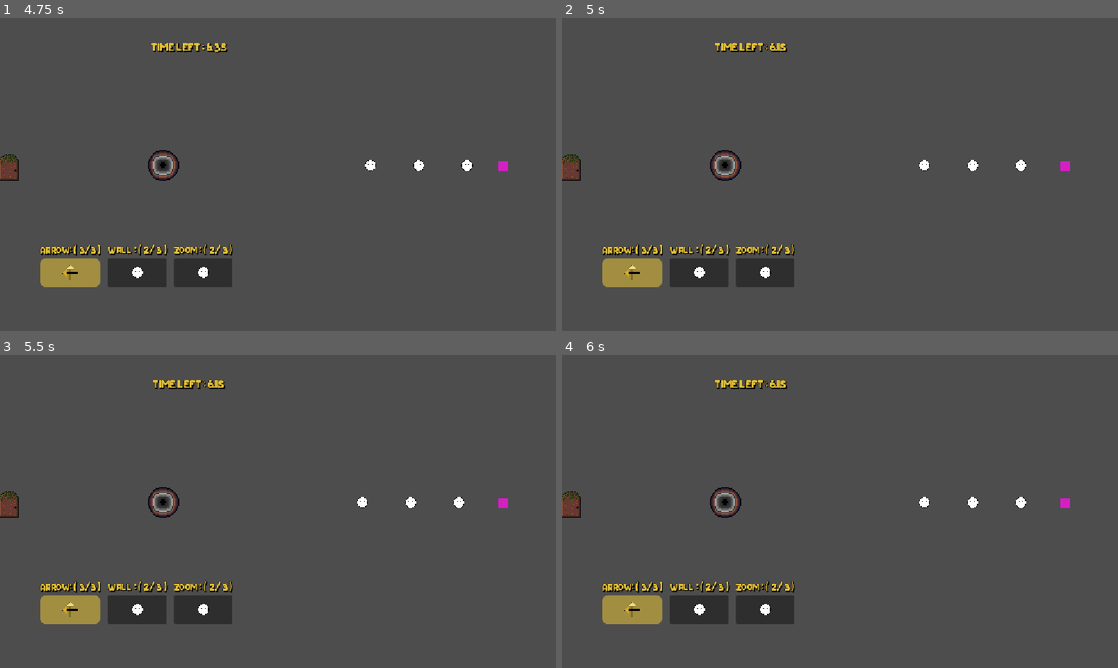
Above: before the commit, frames 1-4 (two rows, left to right).
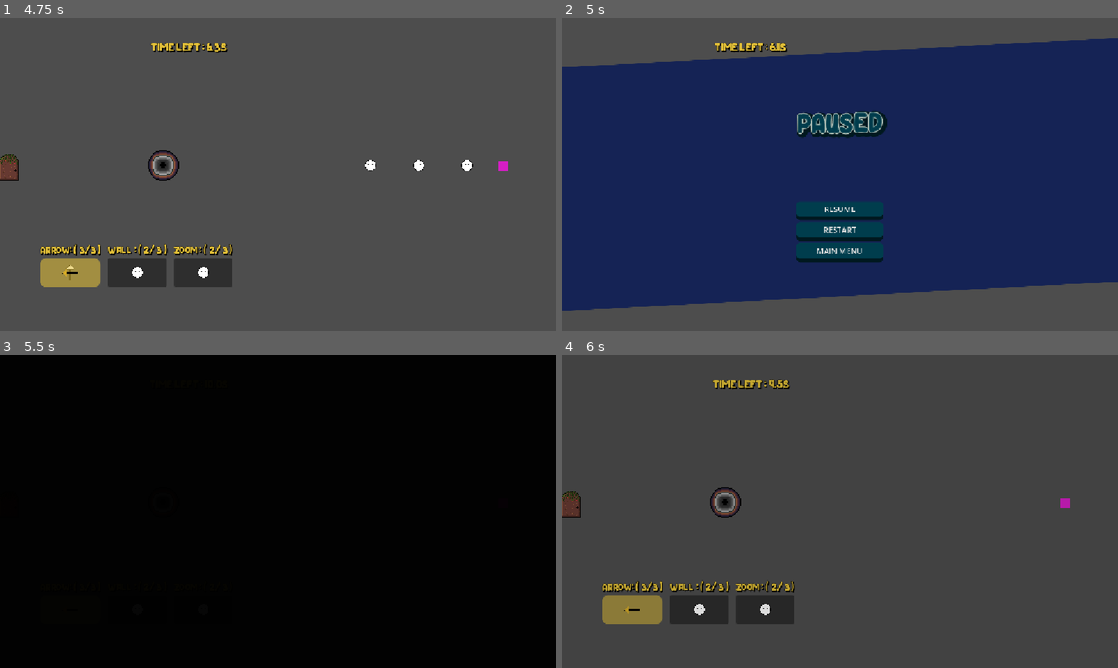
Above: after the commit, the same moments.

Repository: FAI8h/lil_guys_JAM1
Game: Godot game, scene res://scenes/game/main_menu.tscn
The game is run twice, just before and just after one commit, with the same random seed, the same clock (stepped at 60 frames per second) and the same inputs.
Inputs (mouse positions are in pixels of both pictures, inside the frame that each line leads up to):
- Up to frame 1 (4.75 s): click "START" at 0.5 s; move the mouse to (72, 271) at 1.27 s; hold E (rotate_right) 1.28-2.03 s; click (72, 271) at 1.42 s; move the mouse to (72, 271) at 2.02 s; hold Q (rotate_left) 2.03-2.78 s; click (72, 271) at 2.17 s; hold E (rotate_right) 2.78-4.28 s; click (72, 271) at 2.92 s; click (72, 271) at 3.67 s; hold Q (rotate_left) from 4.28 s (still down); click (72, 271) at 4.42 s
- Up to frame 2 (5 s): keep holding Q (rotate_left); tap P (pause) at 4.9 s
- Up to frame 3 (5.5 s): release Q (rotate_left) at 5 s; click (278, 567) at 5 s, where only the run after the commit has a clickable "RESTART"
- Up to frame 4 (6 s): move the mouse to (673, 464) at 5.77 s; hold Q (rotate_left) from 5.78 s (still down)

Frame 1 is identical in both runs. In frame 2, 78% of the frame differs, in the area x 0-100%, y 6-94%; in frame 3, 100%, in the area x 0-100%, y 0-100%; in frame 4, 0.9%.

Commit message:
feat: Enhance game over and pause menu scripts with position initialization

Diff:
--- a/scripts/UI/game_over.gd
+++ b/scripts/UI/game_over.gd
@@ -1,9 +1,30 @@
 extends Control
 
+@export var game_manager : GameManager
+@export var scene_manager : SceneManager
 
-func _on_restart_pressed() -> void:
+func _ready() -> void:
+	process_mode = Node.PROCESS_MODE_ALWAYS
+	visible = false
+	position.x = 0
+	position.y = 0
+	EventBus.level_time_up.connect(_on_level_time_up)
+	pass
+
+func _on_level_time_up() -> void:
+	get_tree().paused = true
+	visible = true
+
+func _on_quit_pressed() -> void:
+	get_tree().quit()
+
+
+func _on_retry_pressed() -> void:
+	get_tree().paused = false
+	visible = false
+	game_manager.restart_level("retrying")
 	pass # Replace with function body.
 
 
-func _on_quit_pressed() -> void:
-	get_tree().quit()
+func _on_main_menu_pressed() -> void:
+	pass # Replace with function body.
--- a/scripts/UI/pause_menu.gd
+++ b/scripts/UI/pause_menu.gd
@@ -5,6 +5,8 @@
 func _ready() -> void:
 	process_mode = Node.PROCESS_MODE_ALWAYS
 	visible = false
+	position.x = 0
+	position.y = 0
 	EventBus.pause_changed.connect(_on_pause_changed)
 
 func _on_pause_changed(paused: bool) -> void:
